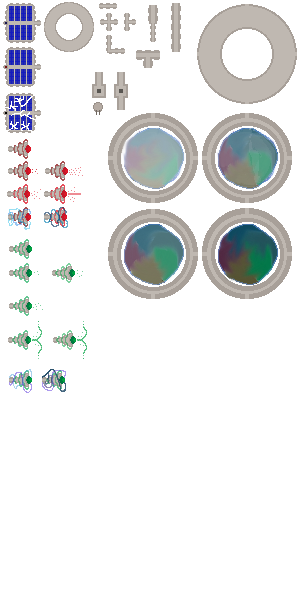
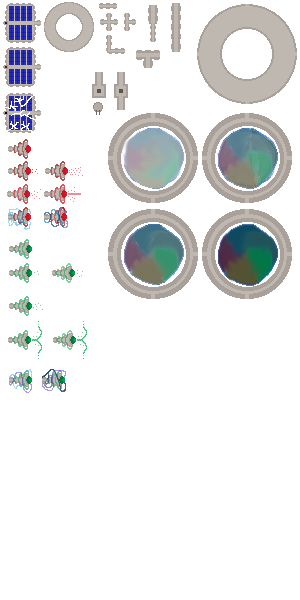
Layered file, before and after one edit (300×600). Changes by layer:
renamed "Layer 17" to "Layer 18", painted on it over 162, 208, 292, 299
